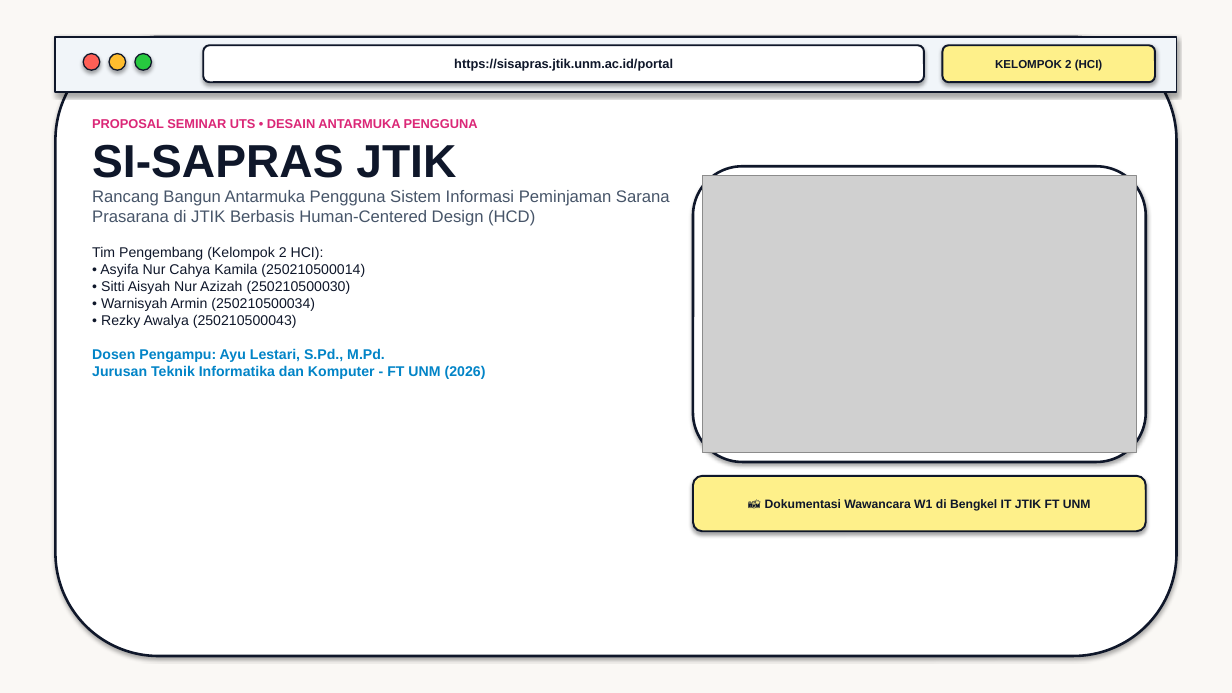
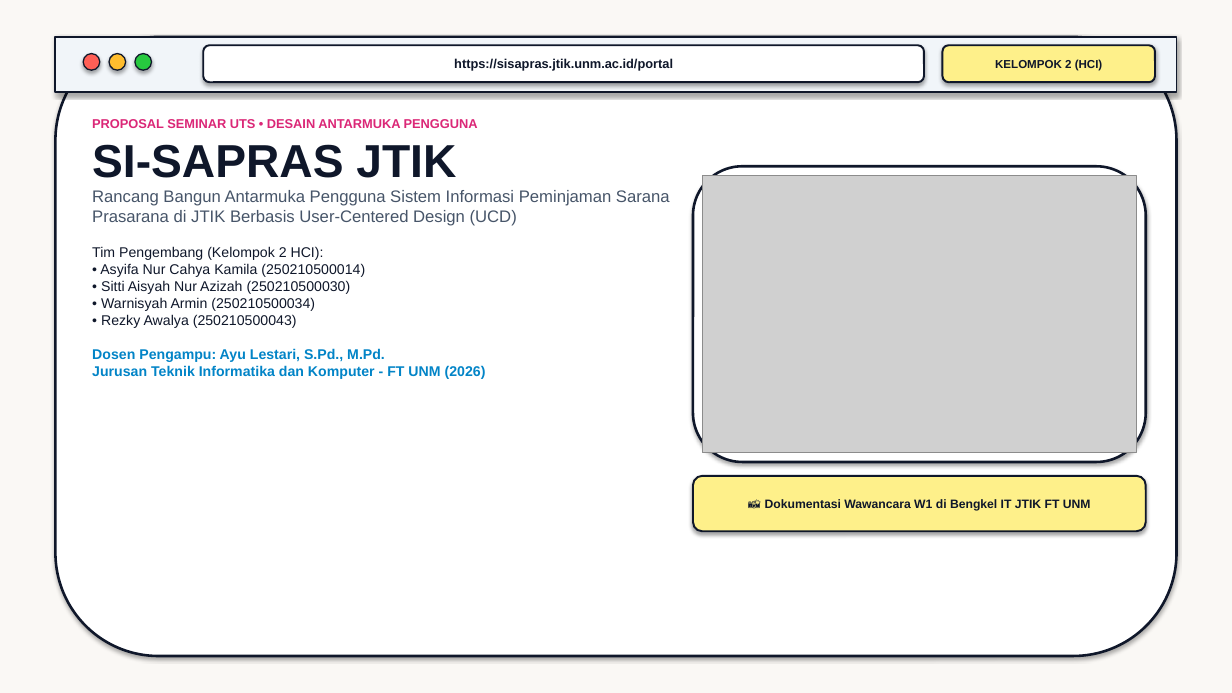
Before and after one commit to warnisaocha-rgb/si-sapras-jtik, a slide deck: slide 1 of Presentasi_UTS_SI-SAPRAS_JTIK_FotoWawancara.pptx. Drawn at 1232x693 pixels with LibreOffice and Linux fonts; fonts in the diff are those of the drawing; grey boxes stand for pictures. Boxes give left, top, right and bottom in pixels: in the first picture for what was removed or moved away, otherwise in the second. Text is boxed around its words. In the diff, an @@ line names an element or a change of style, - is before the commit and + after.

Commit message:
fix: ganti seluruh istilah HCD menjadi User-Centered Design (UCD) sesuai instruksi

```diff
--- a/Presentasi_UTS_SI-SAPRAS_JTIK_FotoWawancara.pptx
+++ b/Presentasi_UTS_SI-SAPRAS_JTIK_FotoWawancara.pptx
@@ text at <box>92,190,670,226</box>: text changed @@
-Rancang Bangun Antarmuka Pengguna Sistem Informasi Peminjaman Sarana Prasarana di JTIK Berbasis Human-Centered Design (HCD)
+Rancang Bangun Antarmuka Pengguna Sistem Informasi Peminjaman Sarana Prasarana di JTIK Berbasis User-Centered Design (UCD)
```
Also in this commit, not shown: 2 other slides changed, 4 other files.
